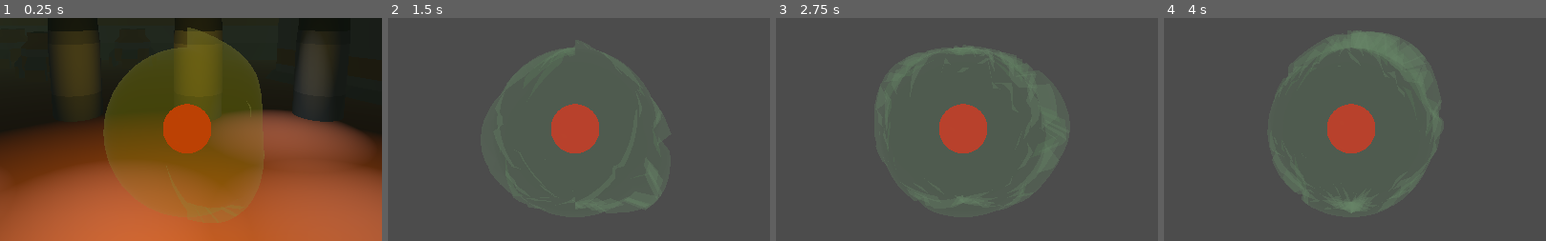
Above: before the commit, frames 1-4 (left to right).
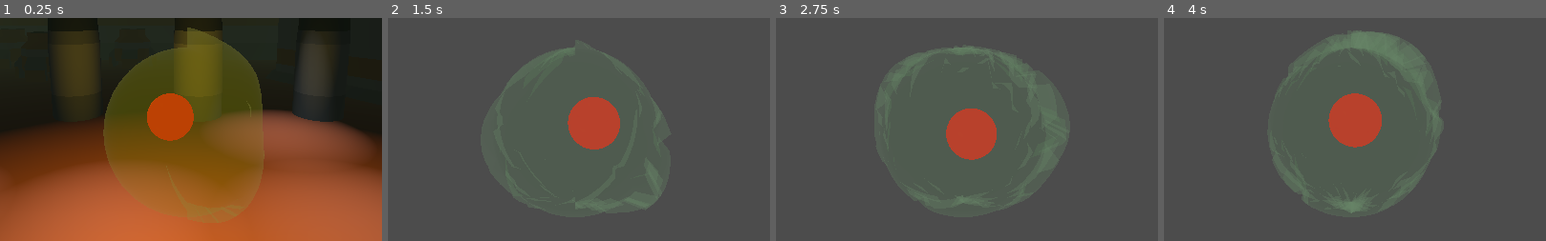
Above: after the commit, the same moments.

Repository: TheCubeOfFire/GGJ2022-Codename-OmeletteDuFromage
Game: Godot game, scene res://Assets/Level/main_menu.tscn
Same seed, same stepped clock (60 frames per second), same inputs: the game is played once before the commit and once after it.
Inputs (mouse positions are % of the whole screen's width and height, from its top left):
- Up to frame 1 (0.25 s): no input
- Up to frame 2 (1.5 s): move the mouse to (55, 50) at 0.52 s; click (55, 50) at 0.6 s; tap Enter at 1.25 s; move the mouse to (45, 50) at 1.27 s; click (45, 50) at 1.35 s
- Up to frame 3 (2.75 s): move the mouse to (52, 48) at 2.02 s; click (52, 48) at 2.1 s
- Up to frame 4 (4 s): move the mouse to (49, 52) at 2.77 s; click (49, 52) at 2.85 s; move the mouse to (57, 51) at 3.52 s; click (57, 51) at 3.6 s
The pictures show only the part of the screen within x 26-76%, y 38-88%; the shares and areas given below are measured in that part.

The runs differ from the first frame. In frame 1, 2.3% of the frame differs, in the area x 38-56%, y 33-61%; in frame 2, 2.3%, in the area x 42-61%, y 35-61%; in frame 3, 1.1%; in frame 4, 1.2%.

Commit message:
Added chaotic translation for the blob core

Diff:
--- /dev/null
+++ b/assets/player/blobCoreScript.gd
@@ -0,0 +1,51 @@
+extends MeshInstance
+
+
+# Declare member variables here. Examples:
+# var a = 2
+# var b = "text"
+var directionVector: Vector3;
+var deltaTimePassed: float;
+var rng = RandomNumberGenerator.new();
+var cumulatedVector = Vector3(0.0, 0.0, 0.0);
+var speed = 0.0;
+
+export var changeTime = 0.2;
+export var maxBound : Vector3;
+export var minBound : Vector3;
+export var minSpeed : float;
+export var maxSpeed : float;
+
+# Called when the node enters the scene tree for the first time.
+func _ready():
+	directionVector = Vector3(rng.randf_range(-1.0, 1.0), rng.randf_range(-1.0, 1.0), rng.randf_range(-1.0, 1.0)).normalized();
+	speed = rng.randf_range(minSpeed, maxSpeed);
+
+
+# Called every frame. 'delta' is the elapsed time since the previous frame.
+func _process(delta):
+	if (deltaTimePassed > changeTime):
+		speed = rng.randf_range(minSpeed, maxSpeed);
+		var newDirectionVector = Vector3(rng.randf_range(-1.0, 1.0), rng.randf_range(-1.0, 1.0), rng.randf_range(-1.0, 1.0)).normalized();
+		if (newDirectionVector.dot(directionVector) > 0):
+			directionVector = -newDirectionVector;
+		else:
+			directionVector = newDirectionVector;
+
+		deltaTimePassed = 0.0;
+	else :
+		deltaTimePassed += delta;
+
+	cumulatedVector += speed * directionVector * delta;
+	if (cumulatedVector.x < maxBound.x && cumulatedVector.x > minBound.x &&
+		cumulatedVector.y < maxBound.y && cumulatedVector.y > minBound.y &&
+		cumulatedVector.z < maxBound.z && cumulatedVector.z > minBound.z):
+		translation += speed * directionVector * delta;
+	else:
+		cumulatedVector -= speed * directionVector * delta;
+		directionVector = -directionVector;
+		translation += speed * directionVector * delta;
+		cumulatedVector += speed * directionVector * delta;
+	#translation.x = min(max(tmpTranslation.x, 1.0), -1.0);
+	#translation.y = min(max(tmpTranslation.y, 1.0), -1.0);
+	#translation.z = min(max(tmpTranslation.z, 1.0), -1.0);
--- a/assets/player/player_mesh.tscn
+++ b/assets/player/player_mesh.tscn
@@ -1,6 +1,7 @@
-[gd_scene load_steps=11 format=2]
+[gd_scene load_steps=12 format=2]
 
 [ext_resource path="res://assets/player/player_mesh.gdshader" type="Shader" id=1]
+[ext_resource path="res://assets/player/blobCoreScript.gd" type="Script" id=2]
 
 [sub_resource type="SphereMesh" id=1]
 
@@ -118,7 +119,13 @@
 skeleton = NodePath("../../..")
 material/0 = SubResource( 3 )
 
-[node name="MeshInstance" type="MeshInstance" parent="."]
+[node name="blobCoreMeshInstance" type="MeshInstance" parent="."]
 transform = Transform( 0.3, 0, 0, 0, 0.3, 0, 0, 0, 0.3, 0, 0, 0 )
 mesh = SubResource( 10 )
 material/0 = SubResource( 12 )
+script = ExtResource( 2 )
+changeTime = 1.0
+maxBound = Vector3( 0.3, 0.3, 0.3 )
+minBound = Vector3( -0.3, -0.3, -0.3 )
+minSpeed = 0.5
+maxSpeed = 2.0
